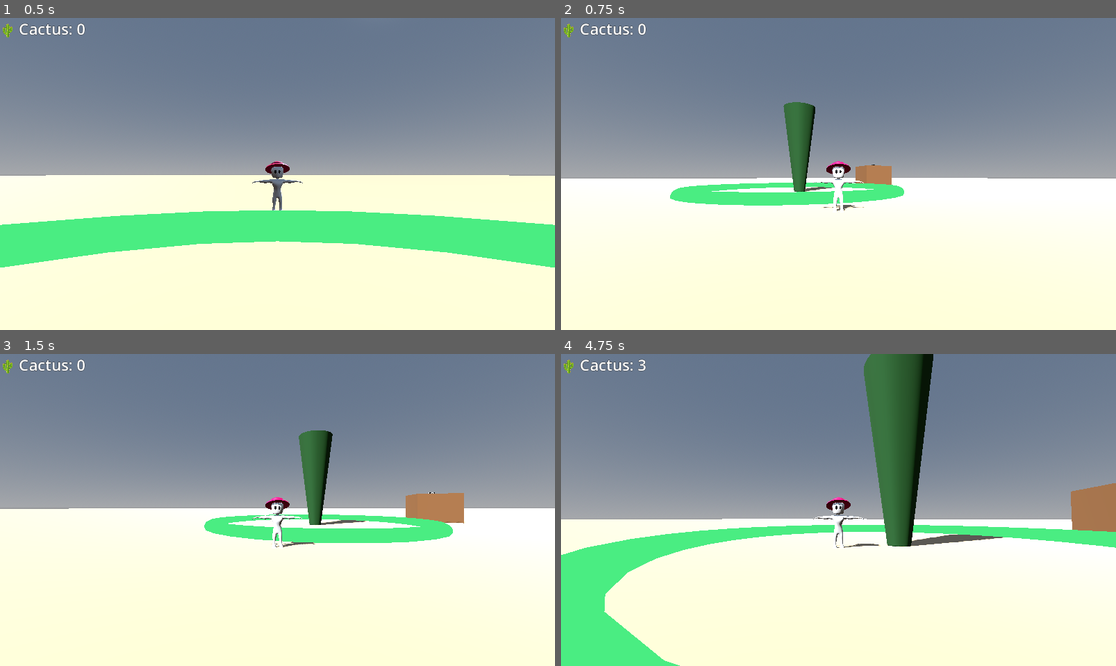
Above: before the commit, frames 1-4 (two rows, left to right).
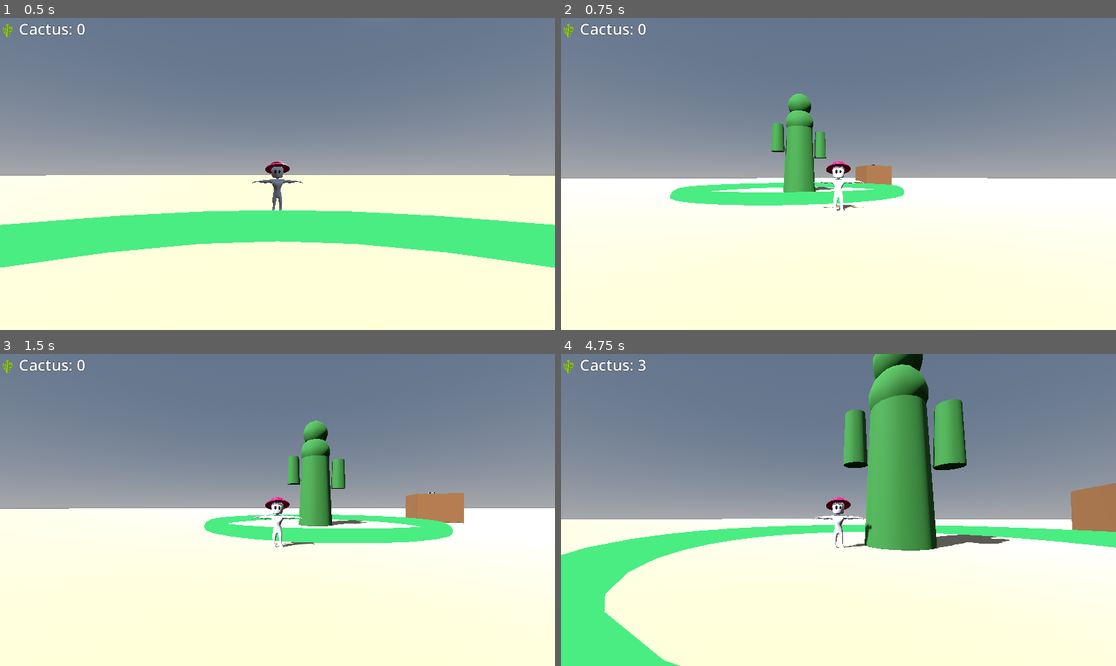
Above: after the commit, the same moments.

Repository: cactuszdre/cactusidle
Game: Godot game, scene res://scenes/main.tscn
Two runs of this game, one before a commit and one after it. Both use one fixed random seed, a clock stepped at 60 frames per second and the inputs below.
Inputs (mouse positions are in pixels of both pictures, inside the frame that each line leads up to):
- Up to frame 1 (0.5 s): no input
- Up to frame 2 (0.75 s): tap Enter at 0.5 s; move the mouse to (866, 174) at 0.52 s; hold W (avancer) from 0.53 s (still down); hold S (reculer) from 0.53 s (still down)
- Up to frame 3 (1.5 s): keep holding W (avancer); tap Space at 1.25 s; move the mouse to (249, 510) at 1.27 s; release S (reculer) at 1.28 s; tap E at 1.35 s
- Up to frame 4 (4.75 s): keep holding W (avancer); move the mouse to (849, 503) at 2.02 s; hold S (reculer) 2.03-2.78 s; tap Enter at 2.75 s; move the mouse to (832, 516) at 2.77 s; tap E at 2.85, 4.35 s; move the mouse to (877, 513) at 3.52 s; hold S (reculer) 3.53-4.28 s; tap Space at 4.25 s; move the mouse to (794, 506) at 4.27 s

Frame 1 is identical in both runs. In frame 2, 1.9% of the frame differs, in the area x 37-50%, y 24-56%; in frame 3, 2.1%; in frame 4, 9.1%, in the area x 50-82%, y 0-64%.

Commit message:
Ajout des collisions avec le cactus et l'echope

Diff:
--- a/scenes/cactus_giant.tscn
+++ b/scenes/cactus_giant.tscn
@@ -1,14 +1,49 @@
-[gd_scene load_steps=10 format=3 uid="uid://dvr746oenhjrb"]
+[gd_scene load_steps=19 format=3 uid="uid://dvr746oenhjrb"]
 
 [ext_resource type="Script" uid="uid://be2xmlaehwb6i" path="res://scripts/cactus_aura.gd" id="1_k0qvd"]
 
-[sub_resource type="StandardMaterial3D" id="StandardMaterial3D_5x8tw"]
-albedo_color = Color(0.1764706, 0.37254903, 0.18039216, 1)
+[sub_resource type="StandardMaterial3D" id="StandardMaterial3D_cactus_body"]
+albedo_color = Color(0.25, 0.55, 0.25, 1)
+metallic = 0.1
+roughness = 0.85
 
-[sub_resource type="CylinderMesh" id="CylinderMesh_56vd7"]
-material = SubResource("StandardMaterial3D_5x8tw")
-top_radius = 1.5
-height = 8.0
+[sub_resource type="CylinderMesh" id="CylinderMesh_trunk"]
+top_radius = 1.2
+bottom_radius = 1.5
+height = 6.0
+radial_segments = 16
+rings = 8
+
+[sub_resource type="SphereMesh" id="SphereMesh_segment1"]
+radius = 1.3
+height = 2.6
+radial_segments = 16
+rings = 8
+
+[sub_resource type="SphereMesh" id="SphereMesh_segment2"]
+radius = 1.1
+height = 2.2
+radial_segments = 16
+rings = 8
+
+[sub_resource type="CylinderMesh" id="CylinderMesh_arm"]
+top_radius = 0.5
+bottom_radius = 0.6
+height = 2.5
+radial_segments = 12
+rings = 4
+
+[sub_resource type="CylinderShape3D" id="CylinderShape3D_trunk"]
+height = 6.0
+radius = 1.5
+
+[sub_resource type="CapsuleShape3D" id="CapsuleShape3D_segment_top"]
+radius = 1.3
+height = 2.6
+
+[sub_resource type="CapsuleShape3D" id="CapsuleShape3D_arm"]
+radius = 0.6
+height = 2.5
 
 [sub_resource type="CylinderShape3D" id="CylinderShape3D_k0qvd"]
 height = 3.0
@@ -52,9 +87,48 @@
 
 [node name="CactusGiant" type="Node3D"]
 
-[node name="MeshInstance3D" type="MeshInstance3D" parent="."]
-transform = Transform3D(1, 0, 0, 0, 1, 0, 0, 0, 1, 0, 4, 0)
-mesh = SubResource("CylinderMesh_56vd7")
+[node name="CactusBody" type="StaticBody3D" parent="."]
+
+[node name="Trunk" type="MeshInstance3D" parent="CactusBody"]
+transform = Transform3D(1, 0, 0, 0, 1, 0, 0, 0, 1, 0, 3, 0)
+mesh = SubResource("CylinderMesh_trunk")
+material_override = SubResource("StandardMaterial3D_cactus_body")
+
+[node name="CollisionTrunk" type="CollisionShape3D" parent="CactusBody"]
+transform = Transform3D(1, 0, 0, 0, 1, 0, 0, 0, 1, 0, 3, 0)
+shape = SubResource("CylinderShape3D_trunk")
+
+[node name="SegmentTop" type="MeshInstance3D" parent="CactusBody"]
+transform = Transform3D(1, 0, 0, 0, 1, 0, 0, 0, 1, 0, 6.5, 0)
+mesh = SubResource("SphereMesh_segment1")
+material_override = SubResource("StandardMaterial3D_cactus_body")
+
+[node name="CollisionSegmentTop" type="CollisionShape3D" parent="CactusBody"]
+transform = Transform3D(1, 0, 0, 0, 1, 0, 0, 0, 1, 0, 6.5, 0)
+shape = SubResource("CapsuleShape3D_segment_top")
+
+[node name="SegmentMid" type="MeshInstance3D" parent="CactusBody"]
+transform = Transform3D(1, 0, 0, 0, 1, 0, 0, 0, 1, 0, 8.2, 0)
+mesh = SubResource("SphereMesh_segment2")
+material_override = SubResource("StandardMaterial3D_cactus_body")
+
+[node name="ArmLeft" type="MeshInstance3D" parent="CactusBody"]
+transform = Transform3D(-4.37114e-08, 0, -1, 0, 1, 0, 1, 0, -4.37114e-08, -2, 5, 0)
+mesh = SubResource("CylinderMesh_arm")
+material_override = SubResource("StandardMaterial3D_cactus_body")
+
+[node name="CollisionArmLeft" type="CollisionShape3D" parent="CactusBody"]
+transform = Transform3D(-4.37114e-08, 0, -1, 0, 1, 0, 1, 0, -4.37114e-08, -2, 5, 0)
+shape = SubResource("CapsuleShape3D_arm")
+
+[node name="ArmRight" type="MeshInstance3D" parent="CactusBody"]
+transform = Transform3D(-4.37114e-08, 0, 1, 0, 1, 0, -1, 0, -4.37114e-08, 2, 4.5, 0)
+mesh = SubResource("CylinderMesh_arm")
+material_override = SubResource("StandardMaterial3D_cactus_body")
+
+[node name="CollisionArmRight" type="CollisionShape3D" parent="CactusBody"]
+transform = Transform3D(-4.37114e-08, 0, 1, 0, 1, 0, -1, 0, -4.37114e-08, 2, 4.5, 0)
+shape = SubResource("CapsuleShape3D_arm")
 
 [node name="Aura" type="Area3D" parent="."]
 script = ExtResource("1_k0qvd")
--- a/scenes/main.tscn
+++ b/scenes/main.tscn
@@ -30,6 +30,9 @@
 
 [sub_resource type="BoxMesh" id="BoxMesh_shop"]
 material = SubResource("StandardMaterial3D_shop")
+size = Vector3(4, 3, 4)
+
+[sub_resource type="BoxShape3D" id="BoxShape3D_shop_building"]
 size = Vector3(4, 3, 4)
 
 [sub_resource type="CylinderShape3D" id="CylinderShape3D_shop"]
@@ -205,6 +208,12 @@
 transform = Transform3D(1, 0, 0, 0, 1, 0, 0, 0, 1, 0, 1.5, 0)
 mesh = SubResource("BoxMesh_shop")
 
+[node name="StallCollision" type="StaticBody3D" parent="Shop"]
+
+[node name="CollisionShape3D" type="CollisionShape3D" parent="Shop/StallCollision"]
+transform = Transform3D(1, 0, 0, 0, 1, 0, 0, 0, 1, 0, 1.5, 0)
+shape = SubResource("BoxShape3D_shop_building")
+
 [node name="Sign" type="Label3D" parent="Shop"]
 transform = Transform3D(1, 0, 0, 0, 1, 0, 0, 0, 1, 0, 3.2, 0)
 text = "Échoppe"
